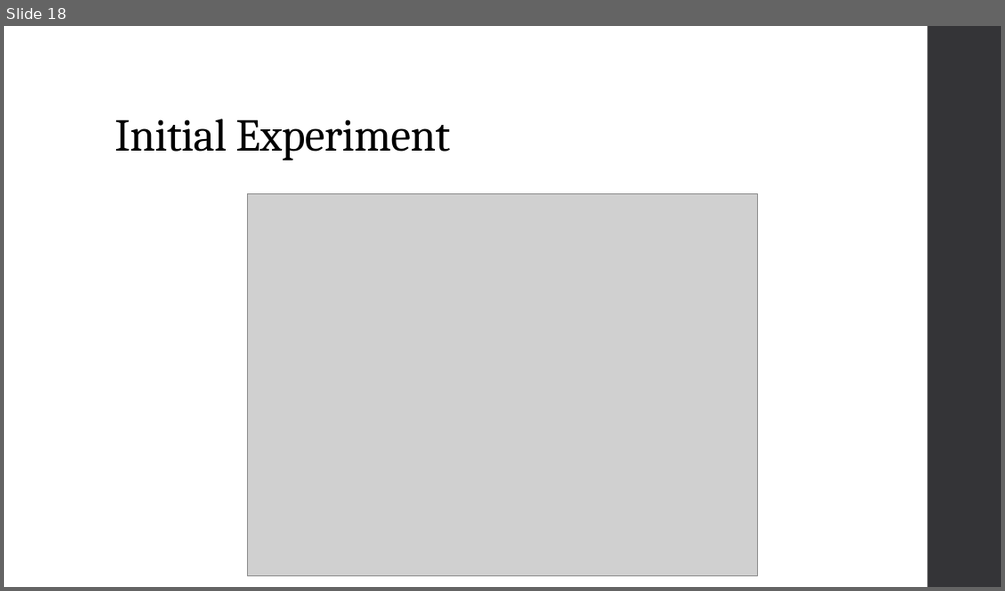
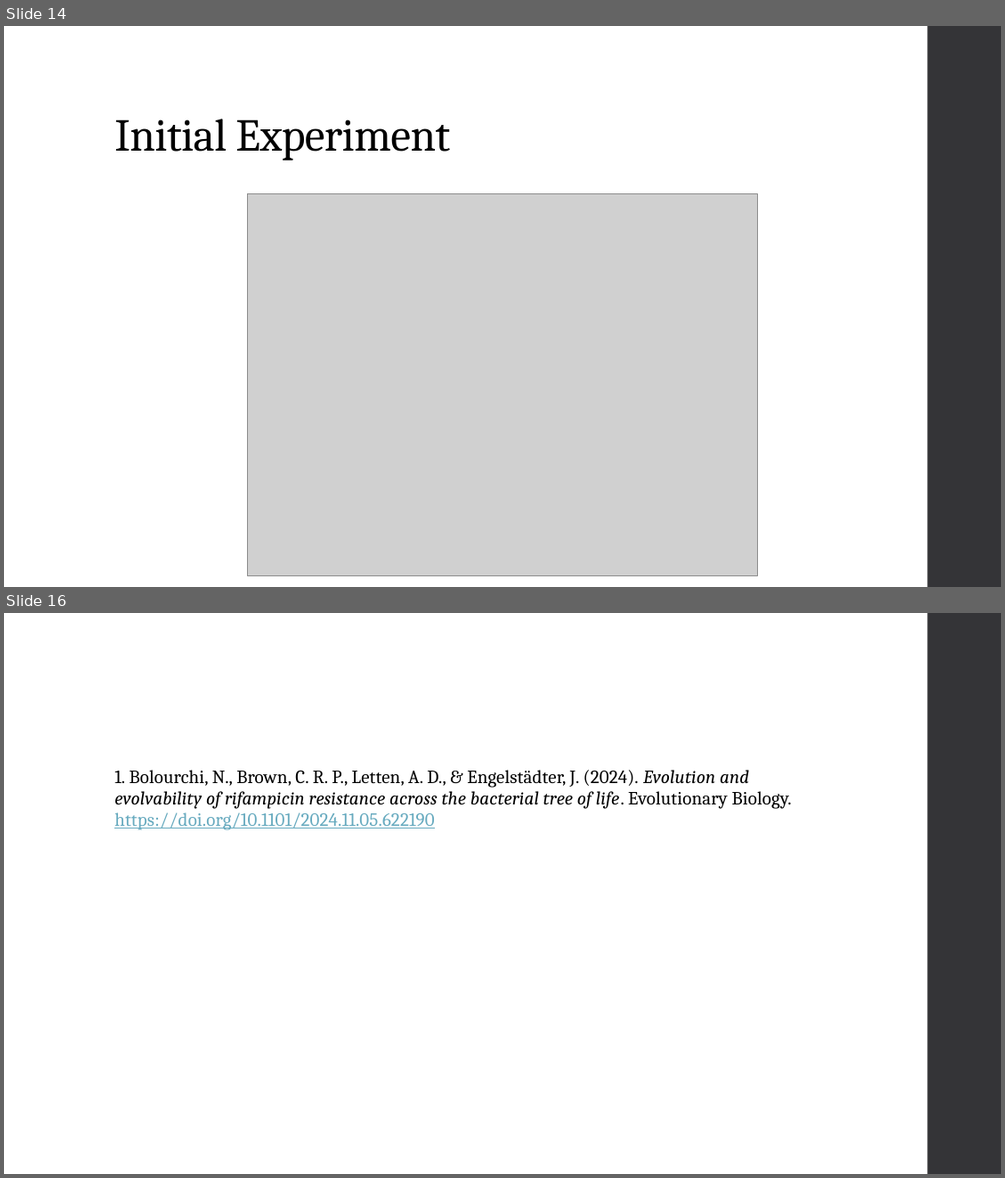
Before and after one commit to Ziqing-Liu/RIFRxT, a slide deck: Research Update.pptx. Shown one above the other, each under a label of ours: slide 18 before the commit, slides 14 and 16 after it; the slides between them are not shown. The pictures are 1005x591 and 1005x1178 pixels, drawn with LibreOffice and Linux fonts; fonts in the diff are those of the drawing; grey boxes stand for pictures. Boxes give left, top, right and bottom in pixels: in the first picture for what was removed or moved away, otherwise in the second. Text is boxed around its words. In the diff, an @@ line names an element or a change of style, - is before the commit and + after.

```diff
--- a/Research Update.pptx
+++ b/Research Update.pptx
@@ slide 16 added at box(4, 613, 1001, 1174), background #FFFFFF; not listed: 1 template element that a slide beside it also shows @@
@@ text added at box(114, 770, 792, 830), 18 pt, text #000000 @@
+1. Bolourchi, N., Brown, C. R. P., Letten, A. D., & Engelstädter, J. (2024). Evolution and evolvability of rifampicin resistance across the bacterial tree of life. Evolutionary Biology. https://doi.org/10.1101/2024.11.05.622190
@@ what was slide 18 is now slide 14 @@
```
Also in this commit, not shown: 7 slides changed, 1 other slide added, 1 slide removed, 2 other files.
